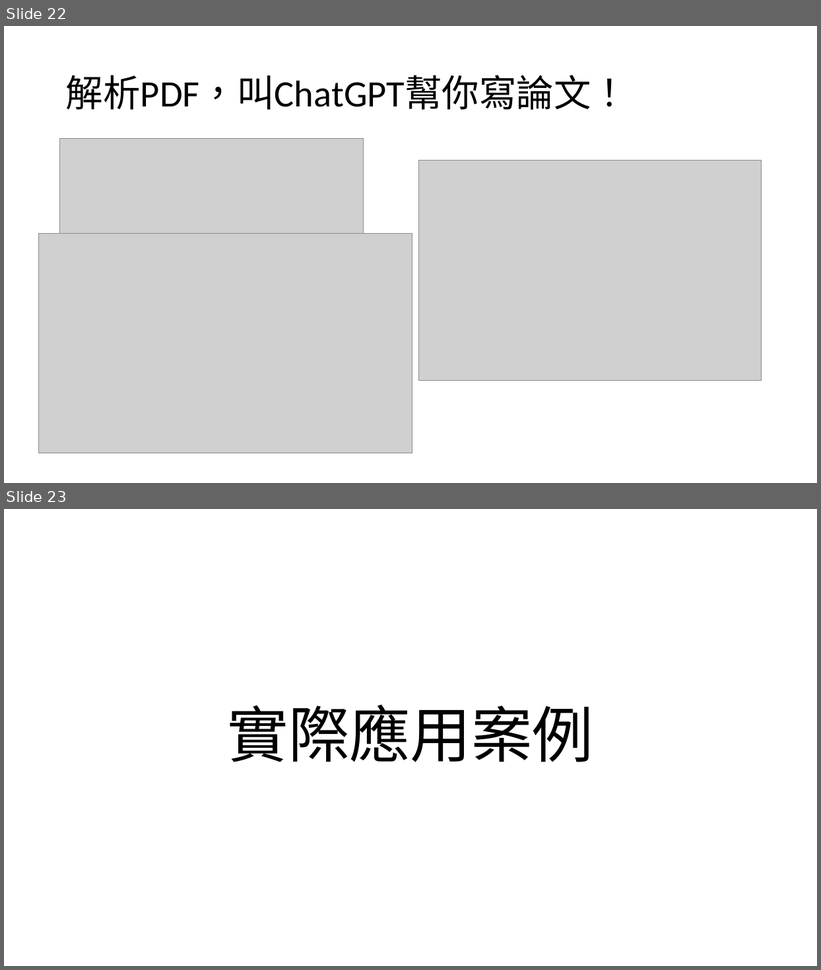
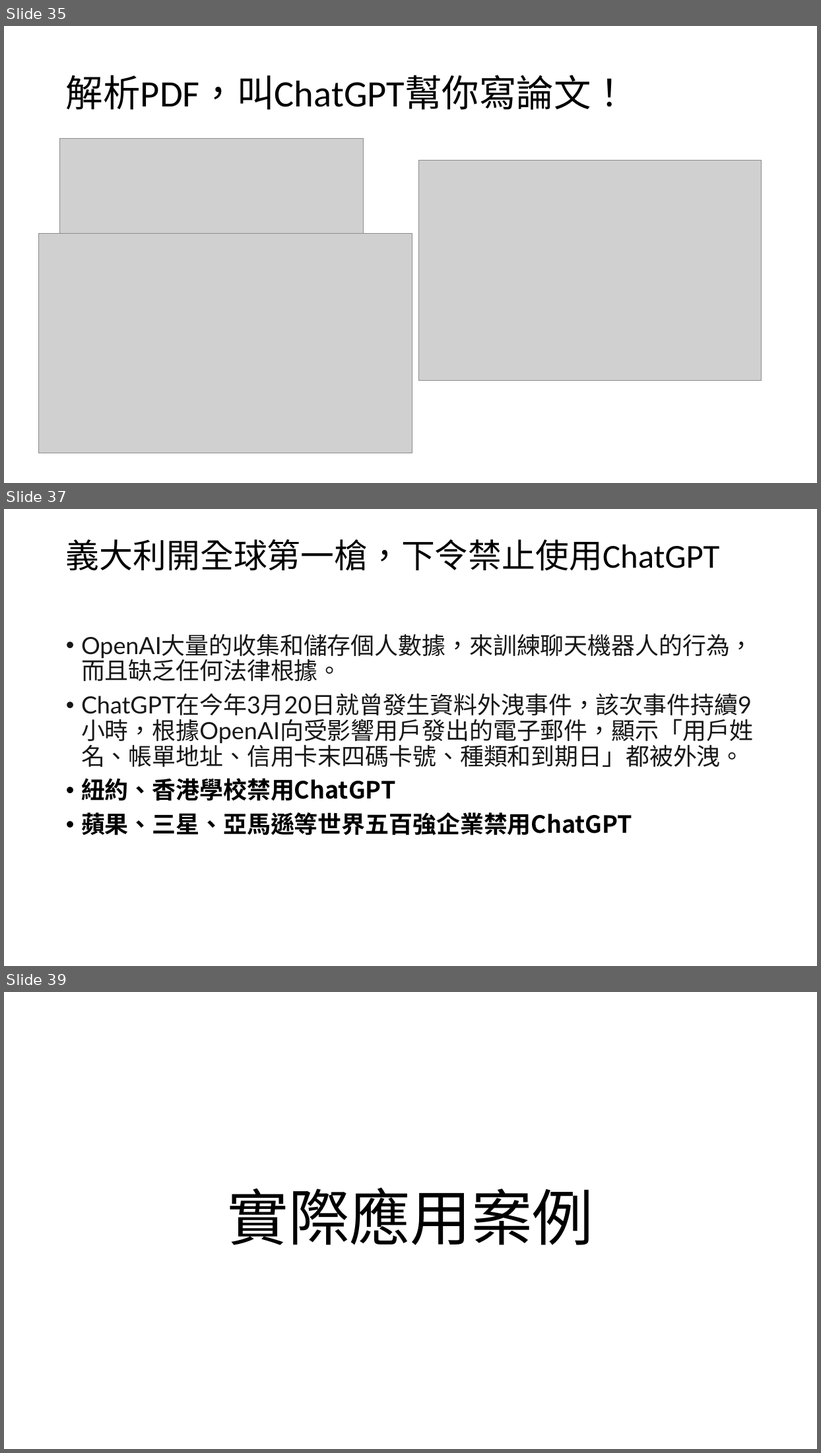
Before and after one commit to 10994015/0927speech, a slide deck: ppt草稿.pptx. Shown one above the other, each under a label of ours: slides 22 and 23 before the commit, slides 35, 37 and 39 after it; the slides between them are not shown. The pictures are 821x970 and 821x1453 pixels, drawn with LibreOffice and Linux fonts; fonts in the diff are those of the drawing; grey boxes stand for pictures. Boxes give left, top, right and bottom in pixels: in the first picture for what was removed or moved away, otherwise in the second. Text is boxed around its words. In the diff, an @@ line names an element or a change of style, - is before the commit and + after.

```diff
--- a/ppt草稿.pptx
+++ b/ppt草稿.pptx
@@ slide 37 added at box(4, 509, 817, 966), background #FFFFFF @@
@@ title added at box(66, 539, 720, 571), 39.6 pt, text #000000 @@
+義大利開全球第一槍，下令禁止使用ChatGPT
@@ text added at box(81, 634, 754, 836), 28 pt, text #171717 @@
+• OpenAI大量的收集和儲存個人數據，來訓練聊天機器人的行為，而且缺乏任何法律根據。
+• ChatGPT在今年3月20日就曾發生資料外洩事件，該次事件持續9小時，根據OpenAI向受影響用戶發出的電子郵件，顯示「用戶姓名、帳單地址、信用卡末四碼卡號、種類和到期日」都被外洩。
+• 紐約、香港學校禁用ChatGPT
+• 蘋果、三星、亞馬遜等世界五百強企業禁用ChatGPT
@@ what was slide 22 is now slide 35 @@
@@ what was slide 23 is now slide 39 @@
```
Also in this commit, not shown: 1 slide changed, 15 other slides added, 16 other files.
